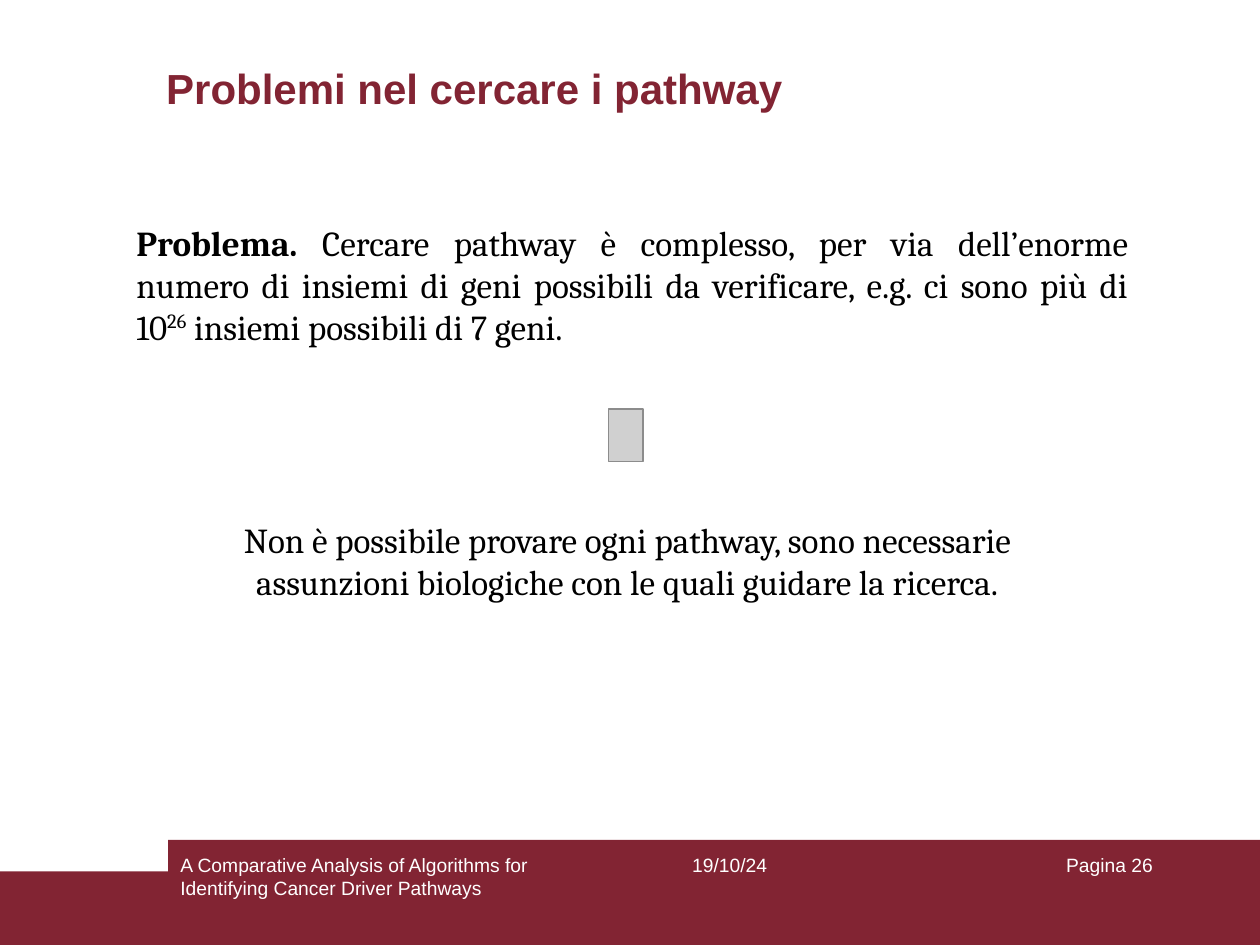
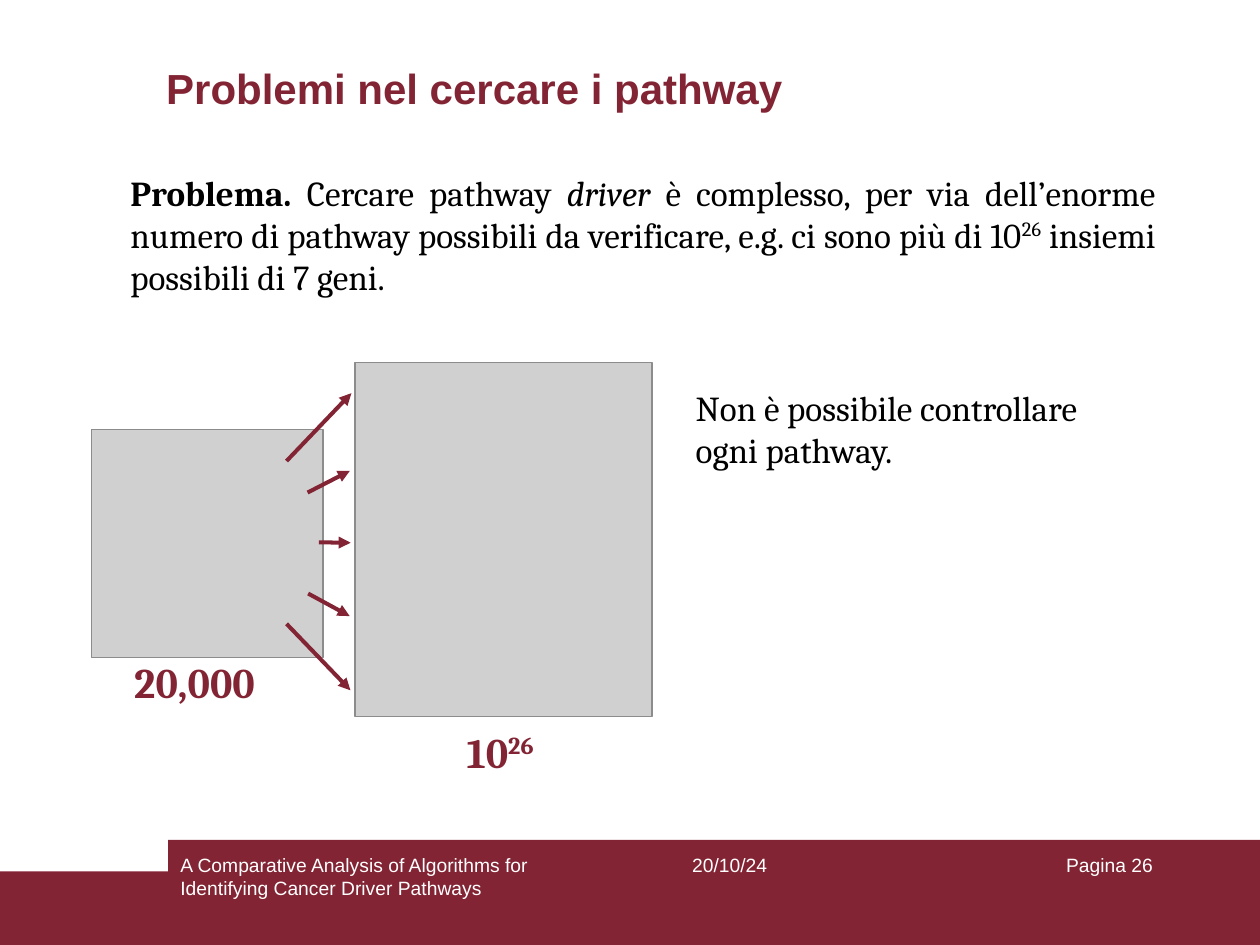
Before and after one commit to aflaag/bsc-thesis, a slide deck: slide 26 of presentation/slides.odp. Drawn at 1260x945 pixels with LibreOffice and Linux fonts; fonts in the diff are those of the drawing; grey boxes stand for pictures. Boxes give left, top, right and bottom in pixels: in the first picture for what was removed or moved away, otherwise in the second. Text is boxed around its words. In the diff, an @@ line names an element or a change of style, - is before the commit and + after.

```diff
--- a/presentation/slides.odp
+++ b/presentation/slides.odp
@@ text at [130,181,1155,298]: text changed @@
-Problema. Cercare pathway è complesso, per via dell’enorme numero di insiemi di geni possibili da verificare, e.g. ci sono più di 1026 insiemi possibili di 7 geni.
+Problema. Cercare pathway driver è complesso, per via dell’enorme numero di pathway possibili da verificare, e.g. ci sono più di 1026 insiemi possibili di 7 geni.
@@ picture at [355,363,653,717]: rotation 90 to 0 degrees @@
@@ arrow added from (286, 461) to (352, 393), #822433 2.3 pt @@
@@ text added at [696,396,1077,471], 20 pt, text #000000 @@
+Non è possibile controllare ogni pathway.
@@ picture added at [92,430,323,658] @@
@@ arrow added from (307, 493) to (350, 471), #822433 2.3 pt @@
@@ text removed at [244,528,1011,603] @@
-Non è possibile provare ogni pathway, sono necessarie assunzioni biologiche con le quali guidare la ricerca.
@@ arrow added from (319, 542) to (350, 543), #822433 2.3 pt @@
@@ arrow added from (309, 593) to (350, 616), #822433 2.3 pt @@
@@ arrow added from (286, 624) to (350, 690), #822433 2.3 pt @@
@@ title added at [134,669,255,704], 24 pt, text #822433, bold @@
+20,000
@@ title added at [454,719,556,789], 24 pt, text #822433, bold @@
+1026
@@ text at [692,858,767,873]: text changed @@
-19/10/24
+20/10/24
```
Also in this commit, not shown: 76 other slides changed, 2 other files.
